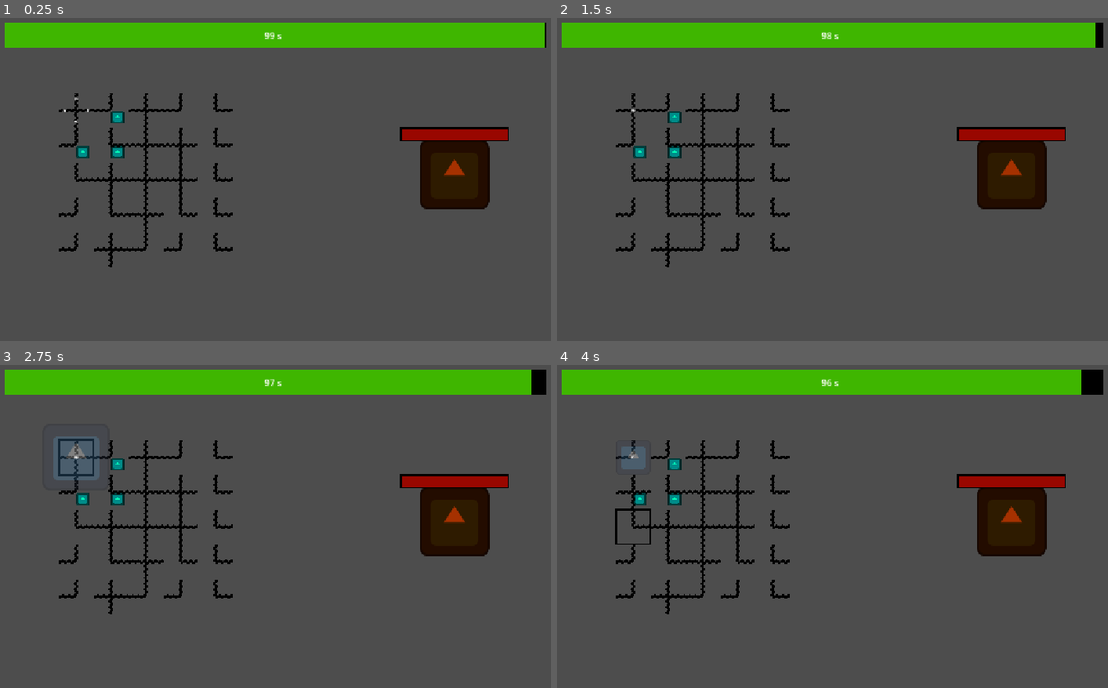
Above: before the commit, frames 1-4 (two rows, left to right).
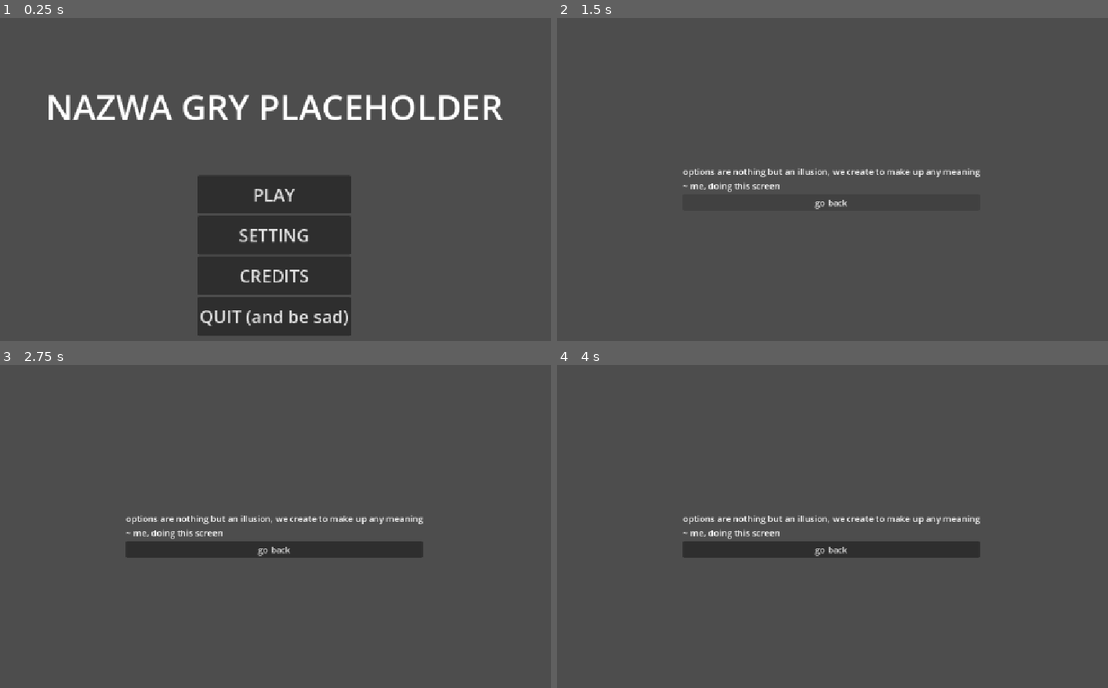
Above: after the commit, the same moments.

Repository: MagnusLucas/gmtk2026
Game: Godot game, scene res://scenes/main_menu.tscn
The game is run twice, just before and just after one commit, with the same random seed, the same clock (stepped at 60 frames per second) and the same inputs. Before the commit the project starts from res://scenes/level_manager.tscn. The engine's default icon, where the game draws it, is replaced by a stand-in: a white triangle on a blue panel in a dark square.
Inputs (mouse positions are in pixels of both pictures, inside the frame that each line leads up to):
- Up to frame 1 (0.25 s): no input
- Up to frame 2 (1.5 s): click (832, 234) at 0.5 s, where only the run after the commit has a clickable "SETTING"; click (832, 202) at 1.25 s, where only the run after the commit has a clickable "go back"
- Up to frame 3 (2.75 s): move the mouse to (77, 458) at 2.02 s; click (77, 458) at 2.17 s
- Up to frame 4 (4 s): move the mouse to (634, 490) at 2.77 s; click (634, 490) at 2.92 s; move the mouse to (634, 526) at 3.52 s; click (634, 526) at 3.67 s

The runs differ from the first frame. In frame 1, 28% of the frame differs, in the area x 0-100%, y 1-99%; in frame 2, 14%; in frame 3, 18%; in frame 4, 17%.

Commit message:
menu speedrun

Diff:
--- a/project.godot
+++ b/project.godot
@@ -11,7 +11,7 @@
 [application]
 
 config/name="gmtk2026"
-run/main_scene="uid://cgktk2s24v6mw"
+run/main_scene="uid://lroibhdnwi5o"
 config/features=PackedStringArray("4.7", "GL Compatibility")
 config/icon="res://icon.svg"
 
--- /dev/null
+++ b/scenes/credits.tscn
@@ -0,0 +1,78 @@
+[gd_scene format=3 uid="uid://bd3chjl07hshx"]
+
+[node name="Credits" type="Control" unique_id=1934721269]
+layout_mode = 3
+anchors_preset = 15
+anchor_right = 1.0
+anchor_bottom = 1.0
+grow_horizontal = 2
+grow_vertical = 2
+
+[node name="VBoxContainer2" type="VBoxContainer" parent="." unique_id=1672638214]
+layout_mode = 1
+anchors_preset = 13
+anchor_left = 0.5
+anchor_right = 0.5
+anchor_bottom = 1.0
+offset_left = -274.0
+offset_right = 274.0
+grow_horizontal = 2
+grow_vertical = 2
+alignment = 1
+
+[node name="MarginContainer4" type="MarginContainer" parent="VBoxContainer2" unique_id=846711725]
+layout_mode = 2
+size_flags_vertical = 3
+
+[node name="Label4" type="Label" parent="VBoxContainer2" unique_id=958592053]
+layout_mode = 2
+size_flags_vertical = 6
+theme_override_font_sizes/font_size = 64
+text = "a thingy made by:"
+
+[node name="MarginContainer2" type="MarginContainer" parent="VBoxContainer2" unique_id=1719951631]
+layout_mode = 2
+size_flags_vertical = 3
+
+[node name="HBoxContainer" type="HBoxContainer" parent="VBoxContainer2" unique_id=450835402]
+layout_mode = 2
+
+[node name="MarginContainer5" type="MarginContainer" parent="VBoxContainer2/HBoxContainer" unique_id=1594648449]
+layout_mode = 2
+size_flags_horizontal = 3
+size_flags_vertical = 3
+size_flags_stretch_ratio = 0.15
+
+[node name="VBoxContainer" type="VBoxContainer" parent="VBoxContainer2/HBoxContainer" unique_id=1803444912]
+layout_mode = 2
+size_flags_horizontal = 3
+size_flags_vertical = 3
+
+[node name="Label" type="Label" parent="VBoxContainer2/HBoxContainer/VBoxContainer" unique_id=1928672884]
+layout_mode = 2
+theme_override_font_sizes/font_size = 32
+text = "gnaw"
+
+[node name="Label2" type="Label" parent="VBoxContainer2/HBoxContainer/VBoxContainer" unique_id=181261904]
+layout_mode = 2
+theme_override_font_sizes/font_size = 32
+text = "retrograde"
+
+[node name="Label3" type="Label" parent="VBoxContainer2/HBoxContainer/VBoxContainer" unique_id=472772880]
+layout_mode = 2
+theme_override_font_sizes/font_size = 32
+text = "zapzap"
+
+[node name="MarginContainer" type="MarginContainer" parent="VBoxContainer2" unique_id=1326413428]
+layout_mode = 2
+size_flags_vertical = 3
+
+[node name="Back" type="Button" parent="VBoxContainer2" unique_id=492476030]
+layout_mode = 2
+size_flags_vertical = 3
+theme_override_font_sizes/font_size = 32
+text = "go back"
+
+[node name="MarginContainer3" type="MarginContainer" parent="VBoxContainer2" unique_id=1328088987]
+layout_mode = 2
+size_flags_vertical = 3
--- /dev/null
+++ b/scenes/main_menu.gd
@@ -0,0 +1,17 @@
+extends Control
+
+var LEVEL_MAIN = load("res://scenes/level_manager.tscn")
+const SETTINGS = preload("res://scenes/settings.tscn")
+const CREDITS = preload("res://scenes/credits.tscn")
+
+func _on_play_pressed() -> void:
+	get_tree().change_scene_to_packed(LEVEL_MAIN)
+
+func _on_settings_pressed() -> void:
+	get_tree().change_scene_to_packed(SETTINGS)
+
+func _on_credits_pressed() -> void:
+	get_tree().change_scene_to_packed(CREDITS)
+
+func _on_quit_pressed() -> void:
+	get_tree().quit()
--- /dev/null
+++ b/scenes/main_menu.tscn
@@ -0,0 +1,89 @@
+[gd_scene format=3 uid="uid://lroibhdnwi5o"]
+
+[ext_resource type="Script" uid="uid://b24vq2wcqf37e" path="res://scenes/main_menu.gd" id="1_l6cm7"]
+
+[node name="Menu" type="Control" unique_id=1335456202]
+layout_mode = 3
+anchors_preset = 15
+anchor_right = 1.0
+anchor_bottom = 1.0
+grow_horizontal = 2
+grow_vertical = 2
+size_flags_horizontal = 3
+size_flags_vertical = 3
+script = ExtResource("1_l6cm7")
+
+[node name="TextureRect" type="TextureRect" parent="." unique_id=652075649]
+layout_mode = 1
+anchors_preset = 15
+anchor_right = 1.0
+anchor_bottom = 1.0
+grow_horizontal = 2
+grow_vertical = 2
+
+[node name="VBoxContainer2" type="VBoxContainer" parent="." unique_id=792284843]
+layout_mode = 1
+anchors_preset = 15
+anchor_right = 1.0
+anchor_bottom = 1.0
+grow_horizontal = 2
+grow_vertical = 2
+alignment = 1
+
+[node name="MarginContainer3" type="MarginContainer" parent="VBoxContainer2" unique_id=1075302696]
+custom_minimum_size = Vector2(0, 30)
+layout_mode = 2
+size_flags_vertical = 3
+size_flags_stretch_ratio = 0.2
+
+[node name="Label" type="Label" parent="VBoxContainer2" unique_id=1516614450]
+layout_mode = 2
+size_flags_vertical = 6
+theme_override_font_sizes/font_size = 64
+text = "NAZWA GRY PLACEHOLDER"
+horizontal_alignment = 1
+
+[node name="VBoxContainer" type="VBoxContainer" parent="VBoxContainer2" unique_id=1164974090]
+layout_mode = 2
+size_flags_horizontal = 4
+size_flags_vertical = 3
+size_flags_stretch_ratio = 1.2
+
+[node name="Play" type="Button" parent="VBoxContainer2/VBoxContainer" unique_id=888766456]
+layout_mode = 2
+size_flags_vertical = 3
+size_flags_stretch_ratio = 1.25
+theme_override_font_sizes/font_size = 32
+text = "PLAY"
+
+[node name="Settings" type="Button" parent="VBoxContainer2/VBoxContainer" unique_id=188082900]
+layout_mode = 2
+size_flags_vertical = 3
+size_flags_stretch_ratio = 1.25
+theme_override_font_sizes/font_size = 32
+text = "SETTING"
+
+[node name="Credits" type="Button" parent="VBoxContainer2/VBoxContainer" unique_id=670080068]
+layout_mode = 2
+size_flags_vertical = 3
+size_flags_stretch_ratio = 1.25
+theme_override_font_sizes/font_size = 32
+text = "CREDITS"
+
+[node name="Quit" type="Button" parent="VBoxContainer2/VBoxContainer" unique_id=690816387]
+layout_mode = 2
+size_flags_vertical = 3
+size_flags_stretch_ratio = 1.25
+theme_override_font_sizes/font_size = 32
+text = "QUIT (and be sad)"
+
+[node name="MarginContainer2" type="MarginContainer" parent="VBoxContainer2" unique_id=1280734899]
+custom_minimum_size = Vector2(0, 30)
+layout_mode = 2
+size_flags_vertical = 3
+size_flags_stretch_ratio = 0.2
+
+[connection signal="pressed" from="VBoxContainer2/VBoxContainer/Play" to="." method="_on_play_pressed"]
+[connection signal="pressed" from="VBoxContainer2/VBoxContainer/Settings" to="." method="_on_settings_pressed"]
+[connection signal="pressed" from="VBoxContainer2/VBoxContainer/Credits" to="." method="_on_credits_pressed"]
+[connection signal="pressed" from="VBoxContainer2/VBoxContainer/Quit" to="." method="_on_quit_pressed"]
--- /dev/null
+++ b/scenes/settings.gd
@@ -0,0 +1,5 @@
+extends Control
+const MAIN_MENU = preload("res://scenes/main_menu.tscn")
+
+func _on_button_pressed() -> void:
+	get_tree().change_scene_to_packed(MAIN_MENU)
--- /dev/null
+++ b/scenes/settings.tscn
@@ -0,0 +1,37 @@
+[gd_scene format=3 uid="uid://bmjjs0bobpsyr"]
+
+[ext_resource type="Script" uid="uid://d0luohgfv2bo" path="res://scenes/settings.gd" id="1_5p8wc"]
+
+[node name="settings" type="Control" unique_id=1755624920]
+layout_mode = 3
+anchors_preset = 15
+anchor_right = 1.0
+anchor_bottom = 1.0
+grow_horizontal = 2
+grow_vertical = 2
+script = ExtResource("1_5p8wc")
+
+[node name="VBoxContainer" type="VBoxContainer" parent="." unique_id=846172350]
+layout_mode = 1
+anchors_preset = 8
+anchor_left = 0.5
+anchor_top = 0.5
+anchor_right = 0.5
+anchor_bottom = 0.5
+offset_left = -273.0
+offset_top = -42.0
+offset_right = 273.0
+offset_bottom = 42.0
+grow_horizontal = 2
+grow_vertical = 2
+
+[node name="Label" type="Label" parent="VBoxContainer" unique_id=2063515295]
+layout_mode = 2
+text = "options are nothing but an illusion, we create to make up any meaning
+~ me, doing this screen"
+
+[node name="Button" type="Button" parent="VBoxContainer" unique_id=612116673]
+layout_mode = 2
+text = "go back"
+
+[connection signal="pressed" from="VBoxContainer/Button" to="." method="_on_button_pressed"]
Not shown, added: scenes/main_menu.gd.uid
Not shown, added: scenes/settings.gd.uid
